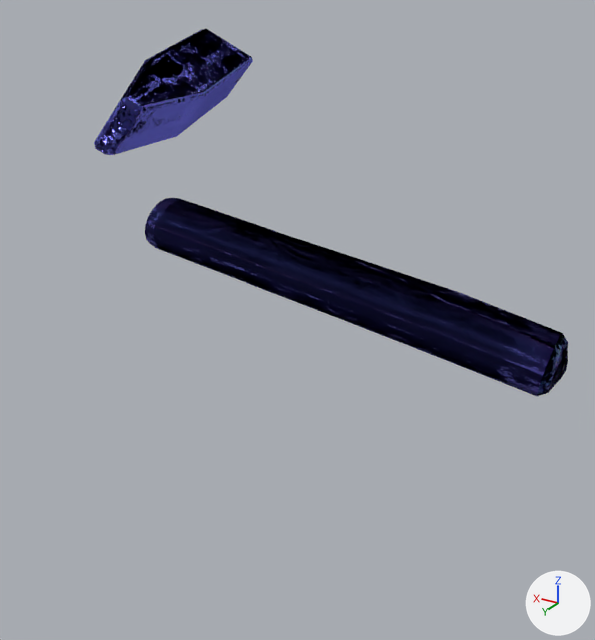
What one commit did to the glTF model mobile/src/assets/3d/tecnologicas/martillo/martillo_desarmado.glb.
The view is the same before and after, from a 50 mm lens placed at (-2.15, 3.63, 1.72), pointed at (-0.14, 0.28, 0.04). Every picture has the same lights, and +X, +Y and +Z are marked at lower right. Where no turn or scale is listed for an object, it has been applied to the vertices. Vertices at the same position are counted once.

The first picture shows 'Hammer_LP_01 - Default_0.002', 'Hammer_LP_01 - Default_0.004', 'Hammer_LP_01 - Default_0.006', 'Hammer_LP_01 - Default_0.009', 'Hammer_LP_01 - Default_0.010', 'Hammer_LP_01 - Default_0.011', 'Hammer_LP_01 - Default_0.012', 'Hammer_LP_01 - Default_0.021', 'Hammer_LP_01 - Default_0.025', 'Hammer_LP_01 - Default_0.027', 'Hammer_LP_01 - Default_0.029', 'Hammer_LP_01 - Default_0.030', 'Hammer_LP_01 - Default_0.031', 'Hammer_LP_01 - Default_0.032'.
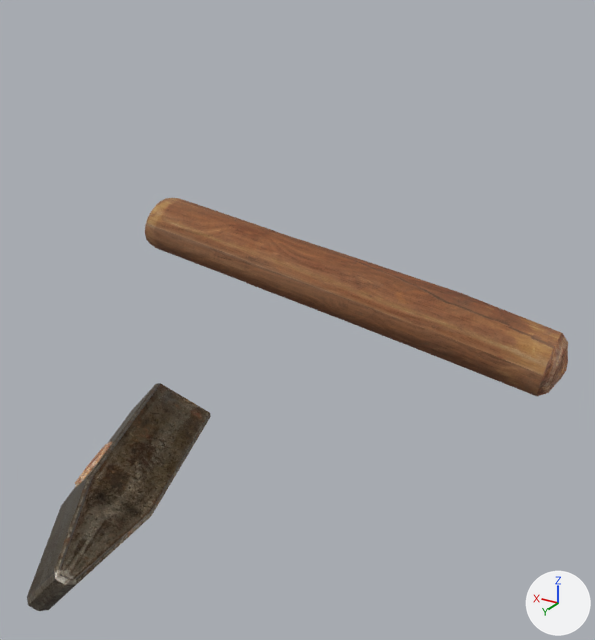
Boxes (x1, y1, x2, y2) around the edits, measured in the pictures (595 x 640 px):
'Hammer_LP_01 - Default_0.004', surface changed (blue to brown): (145, 198, 562, 396) in both
'Hammer_LP_01 - Default_0.005', surface changed, reshaped, moved (not visible before): after (27, 383, 211, 611)
'Hammer_LP_01 - Default_0.006', deleted: before (127, 29, 251, 106)
'Hammer_LP_01 - Default_0.012', deleted: before (114, 62, 252, 155)
'Hammer_LP_01 - Default_0.002', surface changed: (537, 333, 568, 396) in both
'Hammer_LP_01 - Default_0.010', deleted: before (96, 103, 133, 153)
'Hammer_LP_01 - Default_0.011', deleted: before (105, 109, 142, 155)
'Hammer_LP_01 - Default_0.029', deleted: before (142, 92, 205, 112)
'Hammer_LP_01 - Default_0.025', deleted: before (204, 57, 253, 96)
'Hammer_LP_01 - Default_0.009', deleted: before (94, 99, 123, 147)
'Hammer_LP_01 - Default_0.031', deleted: before (122, 59, 150, 98)
'Hammer_LP_01 - Default_0.027', deleted: before (146, 29, 204, 60)
'Hammer_LP_01 - Default_0.030', deleted: before (124, 99, 137, 109)
'Hammer_LP_01 - Default_0.028', deleted: before (134, 105, 142, 111)
'Hammer_LP_01 - Default_0.008', deleted: before (96, 69, 140, 139)
'Hammer_LP_01 - Default_0.032', deleted: before (122, 97, 128, 103)
'Hammer_LP_01 - Default_0.022', deleted: before (95, 148, 105, 154)
part 1 of me_hammer_lp_01___default_0_005, added: after (75, 441, 112, 487)
part 2 of me_hammer_lp_01___default_0_005, added (brown): after (27, 383, 211, 611)

Patch to the scene script:
```diff
--- a/mobile/src/assets/3d/tecnologicas/martillo/martillo_desarmado.glb.py
+++ b/mobile/src/assets/3d/tecnologicas/martillo/martillo_desarmado.glb.py
@@ img_image_0 @@
-img_image_0 = load_image('Image_0', '_unpacked/Image_0', 1024, 1024, 'sRGB')
+img_image_0 = load_image('Image_0', '_unpacked/Image_0', 1024, 1024, 'Non-Color')
@@ img_image_2 @@
-img_image_2 = load_image('Image_2', '_unpacked/Image_2', 1024, 1024, 'Non-Color')
+img_image_2 = load_image('Image_2', '_unpacked/Image_2', 1024, 1024, 'sRGB')
@@ mat_01___default @@
 n2 = _N.new('ShaderNodeTexImage'); n2.name = 'Image Texture'
-n2.image = img_image_0
+n2.image = img_image_2
 n3 = _N.new('ShaderNodeSeparateColor'); n3.name = 'Separate Color'
@@ mat_01___default @@
 n6 = _N.new('ShaderNodeTexImage'); n6.name = 'Image Texture.002'
-n6.image = img_image_2
+n6.image = img_image_0
 _L.new(n0.outputs[0], n1.inputs[0])  # 'BSDF' to 'Surface'
@@ me_hammer_lp_01___default_0_005 @@
-me_hammer_lp_01___default_0_005.from_pydata(...)  # 9 vertices, 7 faces; spans x 1.899..2.451, y 0.075..1.516, z 1.014..1.288
+me_hammer_lp_01___default_0_005.from_pydata(...)  # 122 vertices, 199 faces; spans x 1.663..2.453, y 0.041..1.535, z 1.014..1.557
+# me_hammer_lp_01___default_0_005 part 1: a new loose piece of 73 vertices spanning x 2.065..2.284, y 0.615..0.954, z 1.236..1.466, in mat_01___default
+# me_hammer_lp_01___default_0_005 part 2: 40 vertices added at x 1.663..2.453, y 0.041..1.535, z 1.014..1.557
 me_hammer_lp_01___default_0_005.materials.append(mat_01___default)
@@ ob_hammer_lp_01___default_0_005 @@
 ob_hammer_lp_01___default_0_005 = bpy.data.objects.new('Hammer_LP_01 - Default_0.005', me_hammer_lp_01___default_0_005)
-ob_hammer_lp_01___default_0_005.location = (-0.985, -1.037, -0.208)
+ob_hammer_lp_01___default_0_005.location = (-1.413, 0.127, -2.129)
@@ ob_hammer_lp_01___default_0_006 @@
-ob_hammer_lp_01___default_0_006 = bpy.data.objects.new('Hammer_LP_01 - Default_0.006', me_hammer_lp_01___default_0_006)
@@ ob_hammer_lp_01___default_0_008 @@
-ob_hammer_lp_01___default_0_008 = bpy.data.objects.new('Hammer_LP_01 - Default_0.008', me_hammer_lp_01___default_0_008)
@@ ob_hammer_lp_01___default_0_009 @@
-ob_hammer_lp_01___default_0_009 = bpy.data.objects.new('Hammer_LP_01 - Default_0.009', me_hammer_lp_01___default_0_009)
@@ ob_hammer_lp_01___default_0_010 @@
-ob_hammer_lp_01___default_0_010 = bpy.data.objects.new('Hammer_LP_01 - Default_0.010', me_hammer_lp_01___default_0_010)
@@ ob_hammer_lp_01___default_0_011 @@
-ob_hammer_lp_01___default_0_011 = bpy.data.objects.new('Hammer_LP_01 - Default_0.011', me_hammer_lp_01___default_0_011)
@@ ob_hammer_lp_01___default_0_012 @@
-ob_hammer_lp_01___default_0_012 = bpy.data.objects.new('Hammer_LP_01 - Default_0.012', me_hammer_lp_01___default_0_012)
@@ ob_hammer_lp_01___default_0_021 @@
-ob_hammer_lp_01___default_0_021 = bpy.data.objects.new('Hammer_LP_01 - Default_0.021', me_hammer_lp_01___default_0_021)
@@ ob_hammer_lp_01___default_0_022 @@
-ob_hammer_lp_01___default_0_022 = bpy.data.objects.new('Hammer_LP_01 - Default_0.022', me_hammer_lp_01___default_0_022)
@@ ob_hammer_lp_01___default_0_023 @@
-ob_hammer_lp_01___default_0_023 = bpy.data.objects.new('Hammer_LP_01 - Default_0.023', me_hammer_lp_01___default_0_023)
@@ ob_hammer_lp_01___default_0_025 @@
-ob_hammer_lp_01___default_0_025 = bpy.data.objects.new('Hammer_LP_01 - Default_0.025', me_hammer_lp_01___default_0_025)
@@ ob_hammer_lp_01___default_0_027 @@
-ob_hammer_lp_01___default_0_027 = bpy.data.objects.new('Hammer_LP_01 - Default_0.027', me_hammer_lp_01___default_0_027)
@@ ob_hammer_lp_01___default_0_028 @@
-ob_hammer_lp_01___default_0_028 = bpy.data.objects.new('Hammer_LP_01 - Default_0.028', me_hammer_lp_01___default_0_028)
@@ ob_hammer_lp_01___default_0_029 @@
-ob_hammer_lp_01___default_0_029 = bpy.data.objects.new('Hammer_LP_01 - Default_0.029', me_hammer_lp_01___default_0_029)
@@ ob_hammer_lp_01___default_0_030 @@
-ob_hammer_lp_01___default_0_030 = bpy.data.objects.new('Hammer_LP_01 - Default_0.030', me_hammer_lp_01___default_0_030)
@@ ob_hammer_lp_01___default_0_031 @@
-ob_hammer_lp_01___default_0_031 = bpy.data.objects.new('Hammer_LP_01 - Default_0.031', me_hammer_lp_01___default_0_031)
@@ ob_hammer_lp_01___default_0_032 @@
-ob_hammer_lp_01___default_0_032 = bpy.data.objects.new('Hammer_LP_01 - Default_0.032', me_hammer_lp_01___default_0_032)
```
